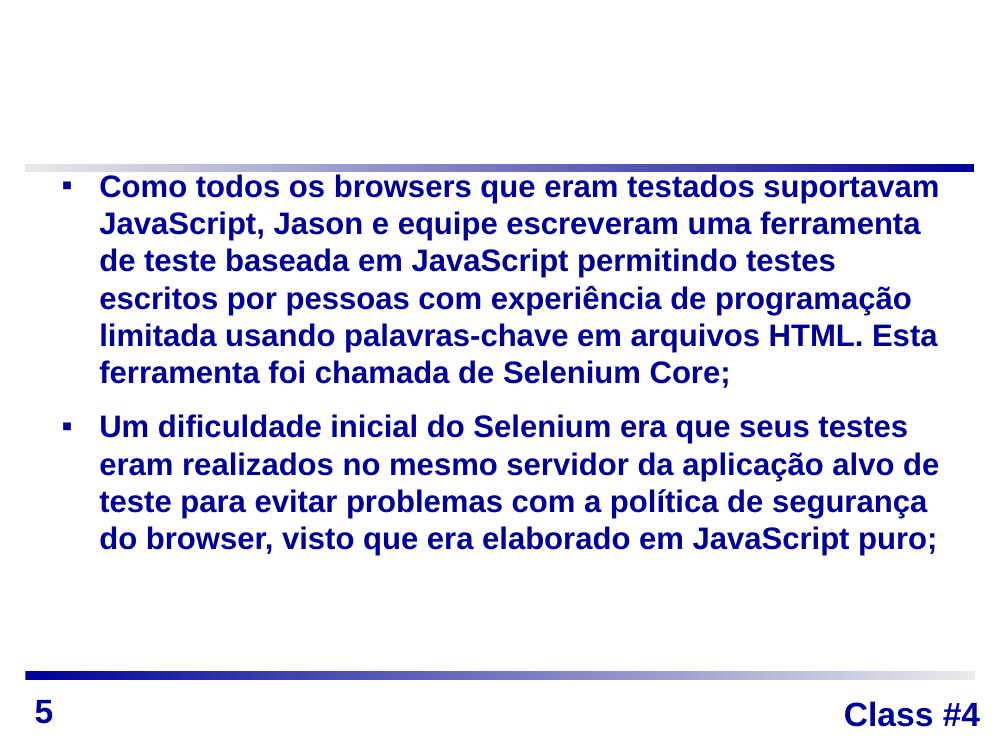
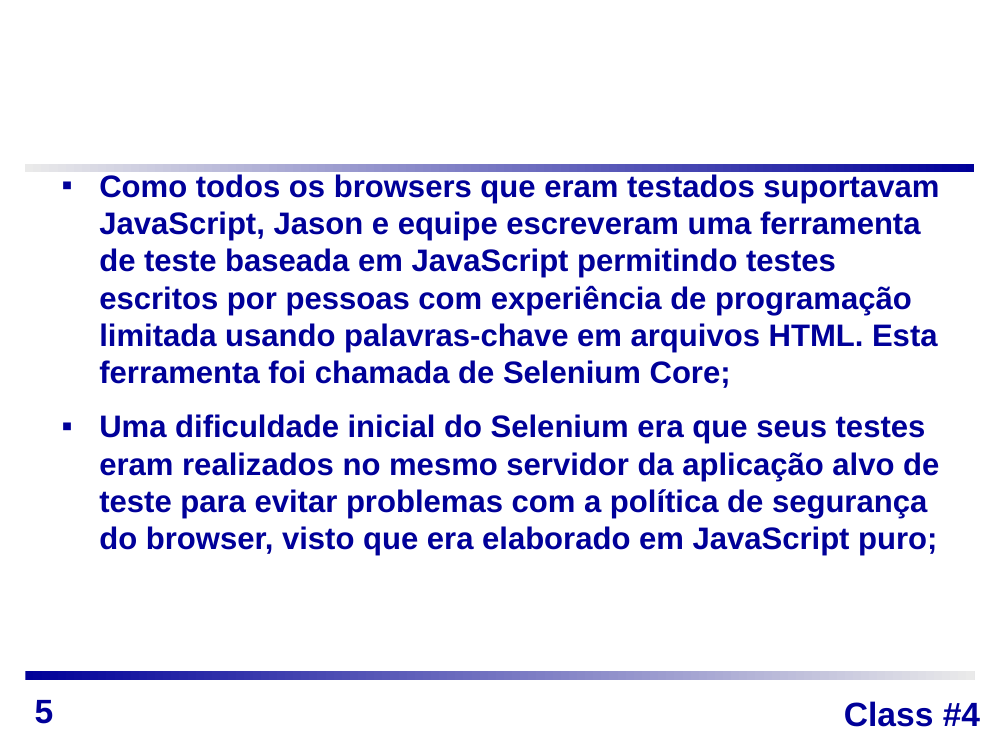
Before and after one commit to alexandremendonca/SE_2016.1, a slide deck: slide 5 of 2016.1/UPE_POLI_EngenhariaSoftware-SeleniumWebDriver-20160401.ppt. Drawn at 1008x756 pixels with LibreOffice and Linux fonts; fonts in the diff are those of the drawing; background and template pictures are left out. Boxes give left, top, right and bottom in pixels: in the first picture for what was removed or moved away, otherwise in the second. Text is boxed around its words. In the diff, an @@ line names an element or a change of style, - is before the commit and + after.

```diff
--- a/2016.1/UPE_POLI_EngenhariaSoftware-SeleniumWebDriver-20160401.ppt
+++ b/2016.1/UPE_POLI_EngenhariaSoftware-SeleniumWebDriver-20160401.ppt
@@ text at (99, 414, 939, 556): text changed @@
-▪ Um dificuldade inicial do Selenium era que seus testes eram realizados no mesmo servidor da aplicação alvo de teste para evitar problemas com a política de segurança do browser, visto que era elaborado em JavaScript puro;
+▪ Uma dificuldade inicial do Selenium era que seus testes eram realizados no mesmo servidor da aplicação alvo de teste para evitar problemas com a política de segurança do browser, visto que era elaborado em JavaScript puro;
```
Also in this commit, not shown: 11 other slides changed, 2 slides added, 1 slide removed.
